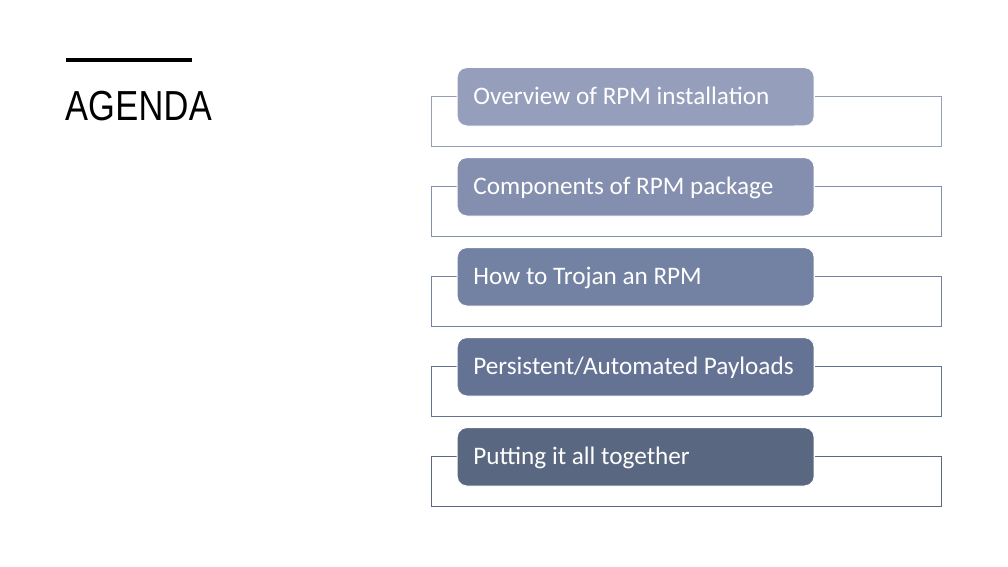
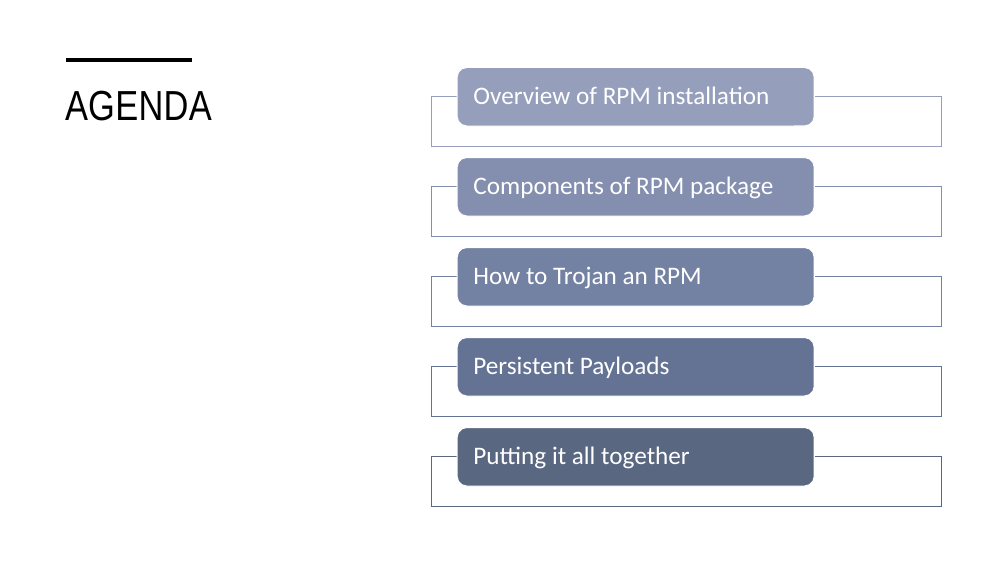
Before and after one commit to aqeebhussain122/hpc-offensive-security, a slide deck: slide 2 of Offensive Security Tactics for Linux Professionals - Phishing with Trojan Horse RPM Packages.pptx. Drawn at 1008x567 pixels with LibreOffice and Linux fonts; fonts in the diff are those of the drawing. Boxes give left, top, right and bottom in pixels: in the first picture for what was removed or moved away, otherwise in the second. Text is boxed around its words. In the diff, an @@ line names an element or a change of style, - is before the commit and + after.

```diff
--- a/Offensive Security Tactics for Linux Professionals - Phishing with Trojan Horse RPM Packages.pptx
+++ b/Offensive Security Tactics for Linux Professionals - Phishing with Trojan Horse RPM Packages.pptx
@@ text at bbox=[473, 356, 670, 378]: text changed @@
-Persistent/Automated Payloads
+Persistent Payloads
```
Also in this commit, not shown: 1 other slide changed, 6 slides added, 8 other files.
